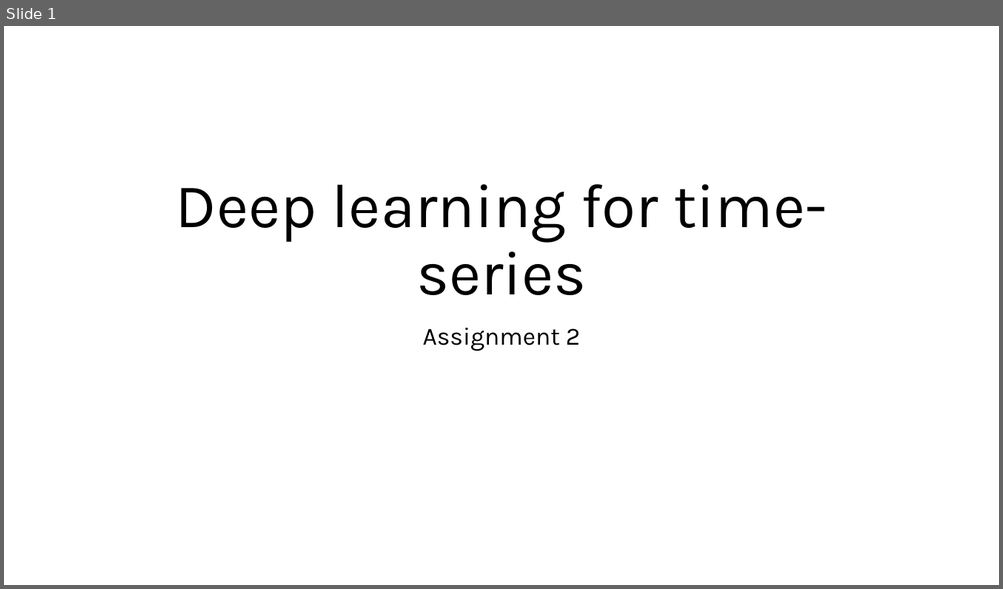
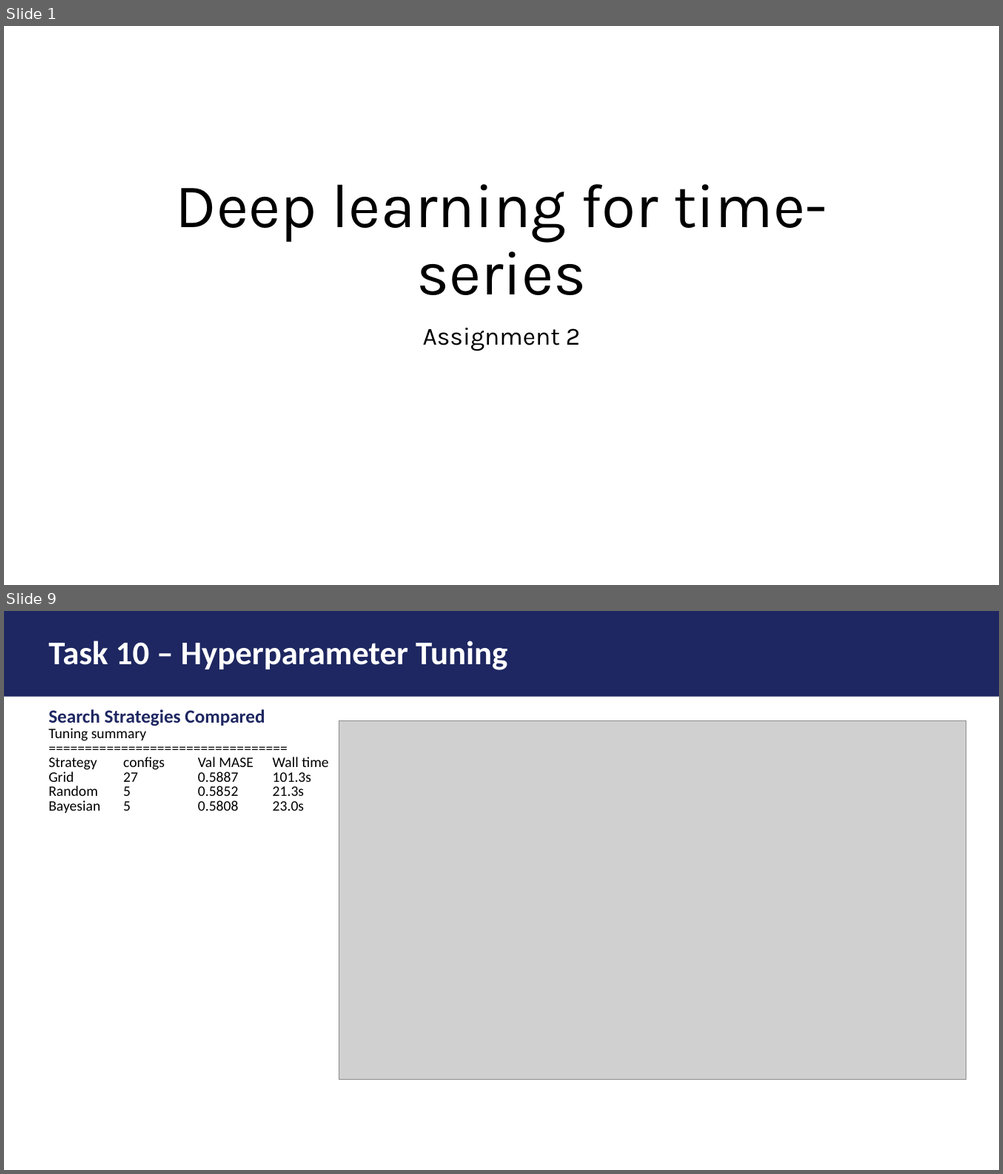
Before and after one commit to FVardi/PhD-Courses, a slide deck: Deep learning for time-series/Assignment 2/Presentation.pptx. Shown one above the other, each under a label of ours: slide 1 before the commit, slides 1 and 9 after it; the slides between them are not shown. The pictures are 1003x589 and 1003x1174 pixels, drawn with LibreOffice and Linux fonts; fonts in the diff are those of the drawing; grey boxes stand for pictures. Boxes give left, top, right and bottom in pixels: in the first picture for what was removed or moved away, otherwise in the second. Text is boxed around its words. In the diff, an @@ line names an element or a change of style, - is before the commit and + after.

```diff
--- a/Deep learning for time-series/Assignment 2/Presentation.pptx
+++ b/Deep learning for time-series/Assignment 2/Presentation.pptx
@@ slide 9 added at (x1=4, y1=611, x2=999, y2=1170), background #FFFFFF @@
@@ rectangle added at (x1=4, y1=611, x2=999, y2=697), fill #1E2761 @@
@@ title added at (x1=48, y1=641, x2=507, y2=670), 32 pt, text #FFFFFF, bold @@
+Task 10 – Hyperparameter Tuning
@@ text added at (x1=48, y1=709, x2=328, y2=813), 14 pt, text #000000 @@
+Search Strategies Compared
+Tuning summary
+=================================
+Strategy configs Val MASE Wall time
+Grid 27 0.5887 101.3s
+Random 5 0.5852 21.3s
+Bayesian 5 0.5808 23.0s
@@ picture added at (x1=339, y1=721, x2=966, y2=1079) @@
```
Also in this commit, not shown: 2 slides changed, 6 other slides added, 5 slides removed, 15 other files.
